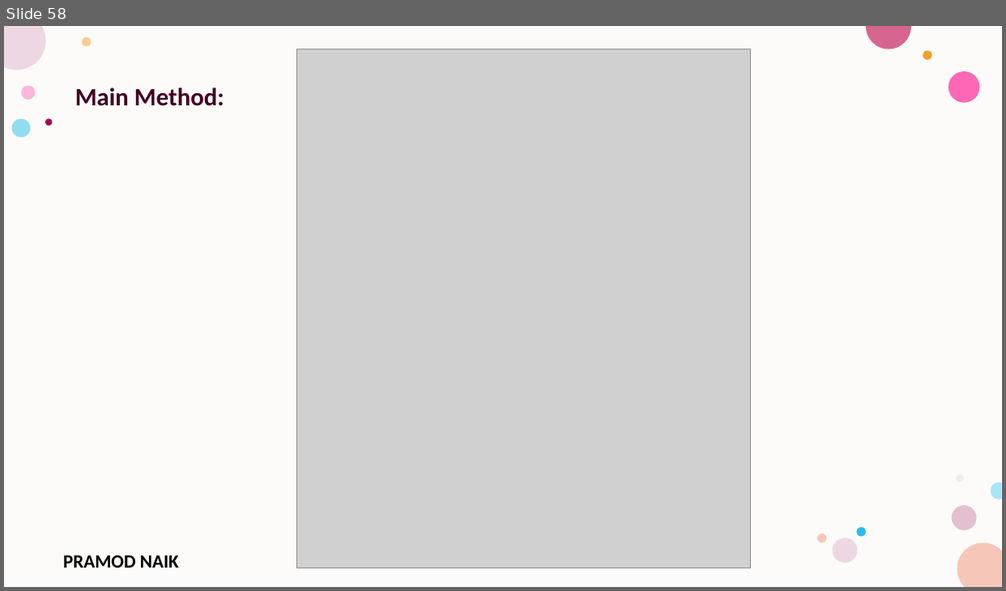
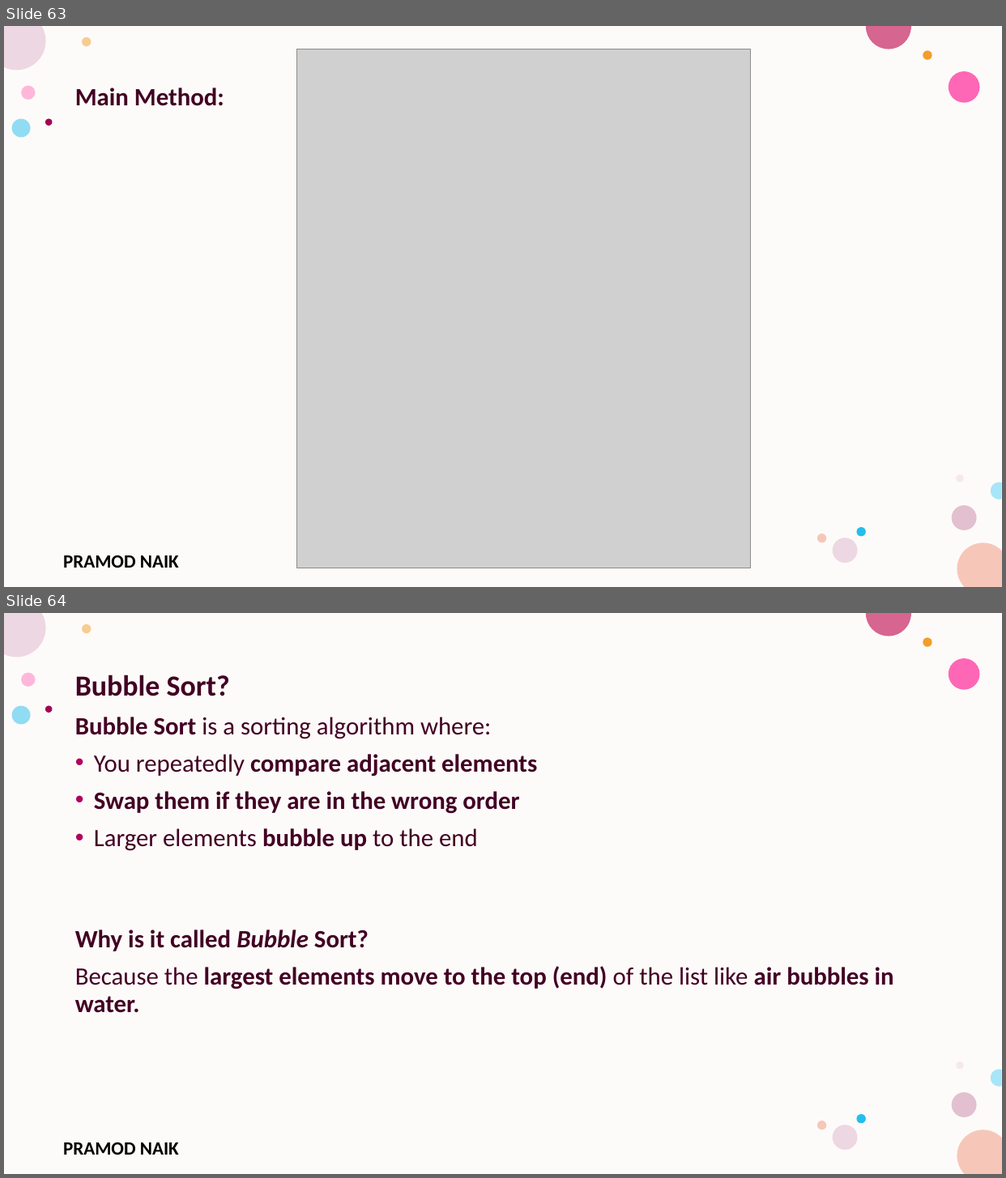
Before and after one commit to PRAMODNAIK-DEV/MCA-1st-Sem-Shridevi-College-Nov-2025, a slide deck: Theory Class-Notes/Unit-2 Arrays and Strings.pptx. Shown one above the other, each under a label of ours: slide 58 before the commit, slides 63 and 64 after it. The pictures are 1006x591 and 1006x1178 pixels, drawn with LibreOffice and Linux fonts; fonts in the diff are those of the drawing; grey boxes stand for pictures; background and template pictures are left out. Boxes give left, top, right and bottom in pixels: in the first picture for what was removed or moved away, otherwise in the second. Text is boxed around its words. In the diff, an @@ line names an element or a change of style, - is before the commit and + after.

```diff
--- a/Theory Class-Notes/Unit-2 Arrays and Strings.pptx
+++ b/Theory Class-Notes/Unit-2 Arrays and Strings.pptx
@@ slide 64 added at bbox=[4, 613, 1002, 1174], background #FFFFFF; not listed: 17 template elements that a slide beside it also shows @@
@@ text added at bbox=[75, 675, 894, 1013], 24 pt, text #420023, bold @@
+Bubble Sort?
+Bubble Sort is a sorting algorithm where:
+• You repeatedly compare adjacent elements
+• Swap them if they are in the wrong order
+• Larger elements bubble up to the end
+Why is it called Bubble Sort?
+Because the largest elements move to the top (end) of the list like air bubbles in water.
@@ what was slide 58 is now slide 63 @@
```
Also in this commit, not shown: 1 slide changed, 11 other slides added, 1 slide removed, 1 other file.
